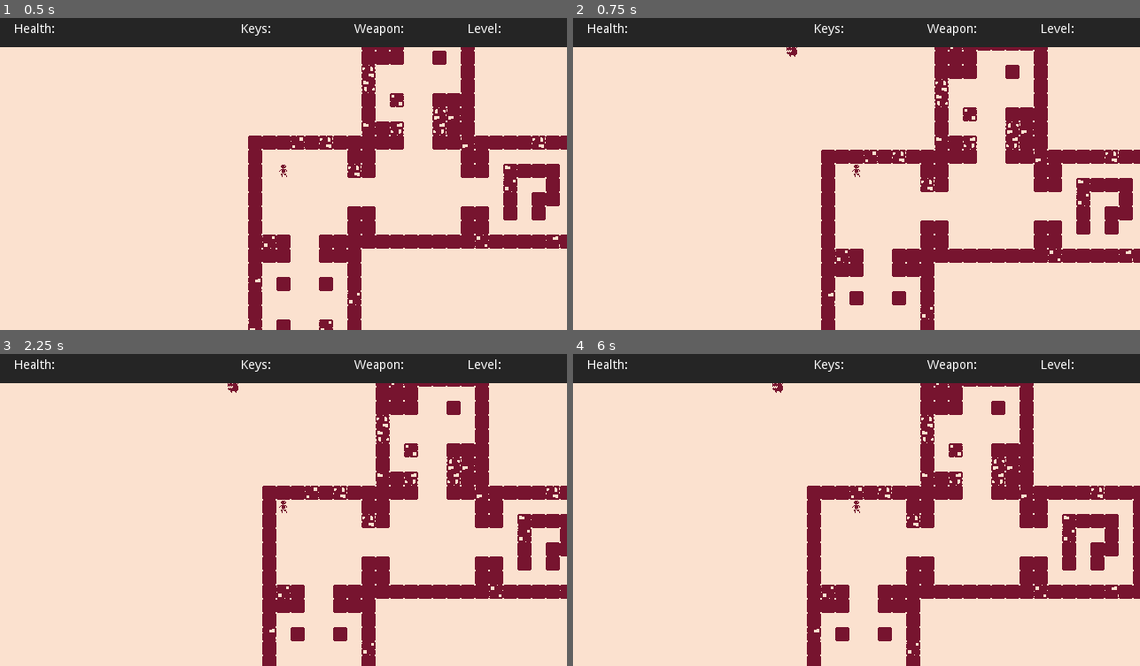
Above: before the commit, frames 1-4 (two rows, left to right).
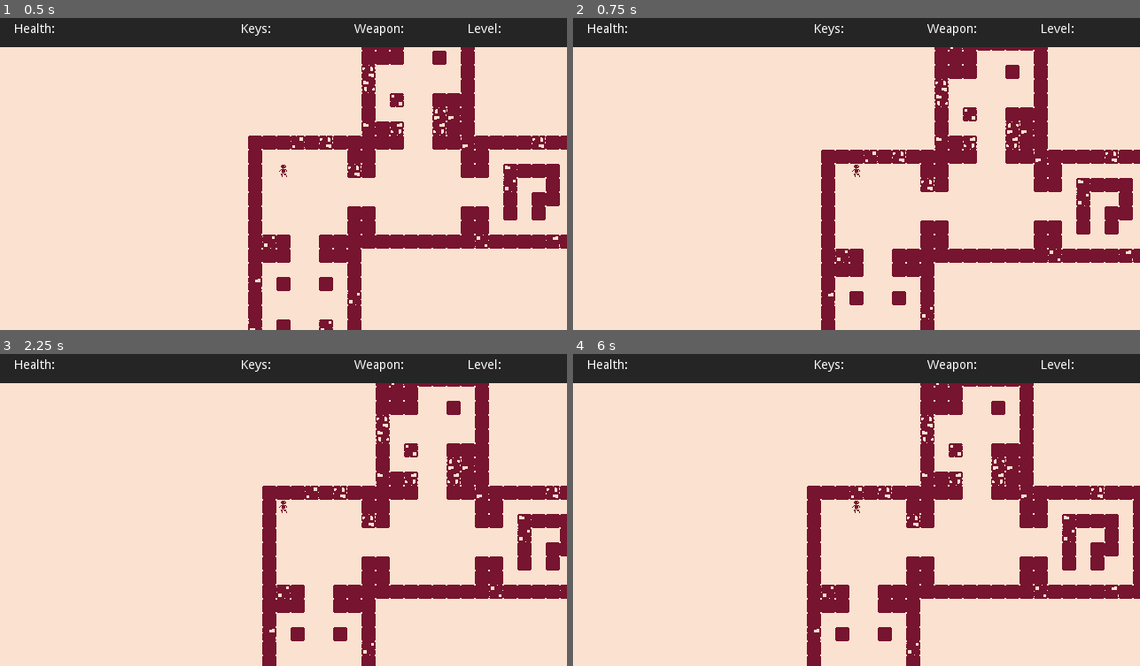
Above: after the commit, the same moments.

Repository: caudilci/NomadicRoguelike
Game: Godot game, scene res://Game.tscn
The game is run twice, just before and just after one commit, with the same random seed, the same clock (stepped at 60 frames per second) and the same inputs.
Inputs:
- Up to frame 1 (0.5 s): no input
- Up to frame 2 (0.75 s): tap Enter at 0.5 s; hold W (Up) from 0.53 s (still down)
- Up to frame 3 (2.25 s): tap Space at 1.25 s; tap Enter at 2 s; release W (Up) at 2.03 s; hold A (Left) from 2.03 s (still down)
- Up to frame 4 (6 s): tap Space at 2.75, 4.25 s; tap Enter at 3.5 s; release A (Left) at 3.53 s; hold S (Down) 3.53-4.28 s; hold D (Right) 4.28-5.03 s; hold W (Up) 5.03-5.78 s; hold D (Right) from 5.78 s (still down)

Frame 1 is identical in both runs. In frame 2, less than 0.1% of the frame differs, in the area x 37-40%, y 9-13%; in frame 3, less than 0.1%; in frame 4, less than 0.1%.

Commit message:
added object nodes and saved them as scenes

Diff:
--- a/Game.tscn
+++ b/Game.tscn
@@ -7,8 +7,6 @@
 [ext_resource path="res://Art/wall01.png" type="Texture" id=5]
 [ext_resource path="res://Game.gd" type="Script" id=6]
 [ext_resource path="res://WorldGenerator.gd" type="Script" id=7]
-[ext_resource path="res://Objects/Enemy.gd" type="Script" id=8]
-[ext_resource path="res://Objects/Enemy.tscn" type="PackedScene" id=9]
 
 [sub_resource type="TileSet" id=1]
 0/name = "wall01.png 0"
@@ -90,8 +88,6 @@
 drag_margin_right = 0.0
 drag_margin_bottom = 0.0
 
-[node name="Exit" type="Node2D" parent="."]
-
 [node name="WorldGenerator" type="Node2D" parent="."]
 script = ExtResource( 7 )
 
@@ -152,6 +148,3 @@
 __meta__ = {
 "_edit_use_anchors_": false
 }
-
-[node name="Enemy" parent="." instance=ExtResource( 9 )]
-script = ExtResource( 8 )
--- /dev/null
+++ b/Objects/Chest.tscn
@@ -0,0 +1,8 @@
+[gd_scene load_steps=2 format=2]
+
+[ext_resource path="res://Art/chest.png" type="Texture" id=1]
+
+[node name="Chest" type="Node2D"]
+
+[node name="Sprite" type="Sprite" parent="."]
+texture = ExtResource( 1 )
--- /dev/null
+++ b/Objects/Door.tscn
@@ -0,0 +1,8 @@
+[gd_scene load_steps=2 format=2]
+
+[ext_resource path="res://Art/door.png" type="Texture" id=1]
+
+[node name="Door" type="Node2D"]
+
+[node name="Sprite" type="Sprite" parent="."]
+texture = ExtResource( 1 )
--- a/Objects/Enemy.tscn
+++ b/Objects/Enemy.tscn
@@ -1,8 +1,10 @@
-[gd_scene load_steps=2 format=2]
+[gd_scene load_steps=3 format=2]
 
 [ext_resource path="res://Art/enemy01.png" type="Texture" id=1]
+[ext_resource path="res://Objects/Enemy.gd" type="Script" id=2]
 
 [node name="Enemy" type="Node2D"]
+script = ExtResource( 2 )
 
 [node name="Sprite" type="Sprite" parent="."]
 position = Vector2( -32, -112 )
--- /dev/null
+++ b/Objects/Exit.tscn
@@ -0,0 +1,8 @@
+[gd_scene load_steps=2 format=2]
+
+[ext_resource path="res://Art/exit.png" type="Texture" id=1]
+
+[node name="Exit" type="Node2D"]
+
+[node name="Sprite" type="Sprite" parent="."]
+texture = ExtResource( 1 )
--- /dev/null
+++ b/Objects/Key.tscn
@@ -0,0 +1,8 @@
+[gd_scene load_steps=2 format=2]
+
+[ext_resource path="res://Art/key.png" type="Texture" id=1]
+
+[node name="Key" type="Node2D"]
+
+[node name="Sprite" type="Sprite" parent="."]
+texture = ExtResource( 1 )
--- /dev/null
+++ b/Objects/Potion.tscn
@@ -0,0 +1,8 @@
+[gd_scene load_steps=2 format=2]
+
+[ext_resource path="res://Art/potion.png" type="Texture" id=1]
+
+[node name="Potion" type="Node2D"]
+
+[node name="Sprite" type="Sprite" parent="."]
+texture = ExtResource( 1 )
--- /dev/null
+++ b/Player.gd
@@ -0,0 +1,16 @@
+extends Sprite
+
+
+# Declare member variables here. Examples:
+# var a = 2
+# var b = "text"
+
+
+# Called when the node enters the scene tree for the first time.
+func _ready():
+	pass # Replace with function body.
+
+
+# Called every frame. 'delta' is the elapsed time since the previous frame.
+#func _process(delta):
+#	pass
Not shown: 1 places in Game.tscn that only renumber resources
